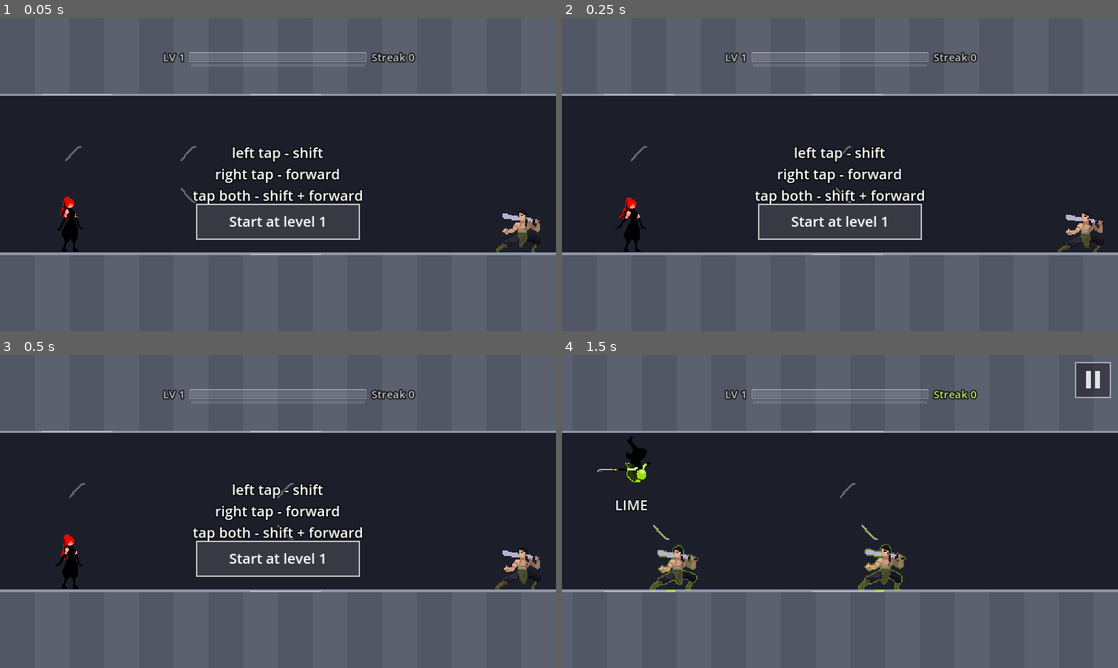
Above: before the commit, frames 1-4 (two rows, left to right).
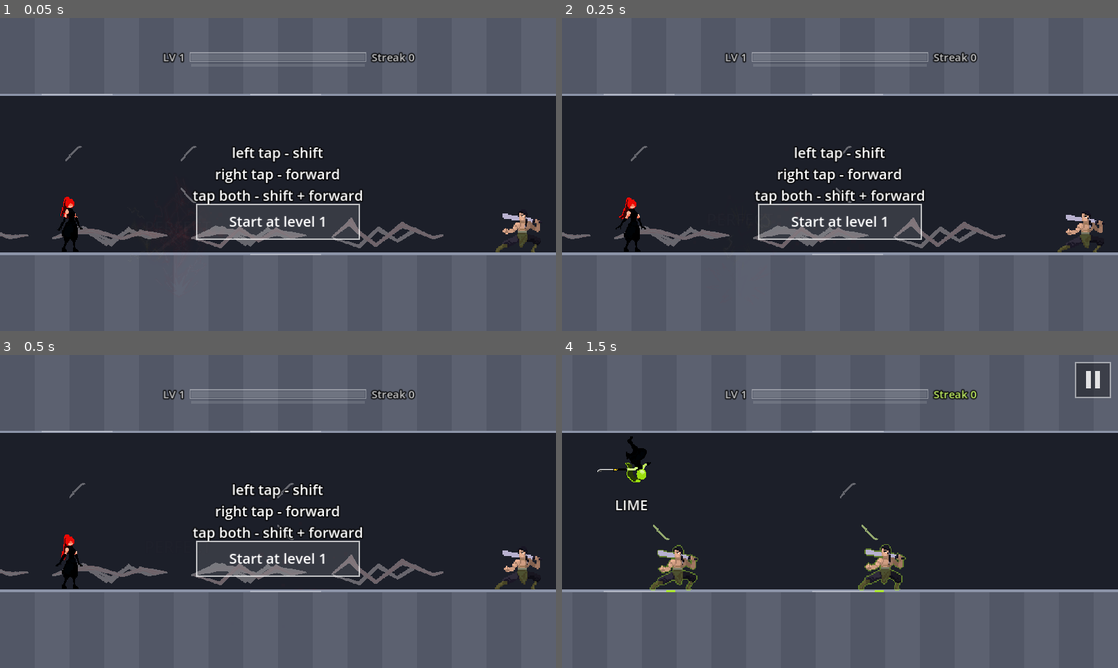
Above: after the commit, the same moments.

Repository: fredsbreads/game-off
Game: Godot game, scene res://scenes/main.tscn
The game is run twice, just before and just after one commit, with the same random seed, the same clock (stepped at 60 frames per second) and the same inputs. Sound files missing from this copy of the repository are replaced by a short silence.
Inputs (mouse positions are in pixels of both pictures, inside the frame that each line leads up to):
- Up to frame 1 (0.05 s): no input
- Up to frame 2 (0.25 s): no input
- Up to frame 3 (0.5 s): no input
- Up to frame 4 (1.5 s): tap Enter at 0.5 s; move the mouse to (962, 495) at 0.52 s; hold K (tp_forward) 0.53-1.28 s; hold J (tp_vertical) 0.53-1.28 s; click (962, 495) at 0.67 s; move the mouse to (728, 527) at 1.27 s; tap C at 1.35 s

The runs differ from the first frame. In frame 1, 1.5% of the frame differs, in the area x 0-80%, y 63-74%; in frame 2, 1.5%; in frame 3, 1.5%; in frame 4, nothing differs.

Commit message:
Draw every effect once on the start screen so the first kill doesn't hitch

Diff:
--- a/scripts/freeze_effect.gd
+++ b/scripts/freeze_effect.gd
@@ -21,7 +21,18 @@
 	add_child(_rect)
 
 
+## Shown at a strength nobody can see for a moment (see main.gd _prewarm),
+## so the browser compiles it before the first kill pause needs it.
+var _warm_until := 0
+
+
+func prewarm(seconds: float) -> void:
+	_warm_until = Time.get_ticks_msec() + int(seconds * 1000.0)
+
+
 func set_state(invert: float, grey: float) -> void:
+	if Time.get_ticks_msec() < _warm_until and invert <= 0.0 and grey <= 0.0:
+		grey = 0.002
 	_rect.visible = invert > 0.0 or grey > 0.0
 	_material.set_shader_parameter("invert", invert)
 	_material.set_shader_parameter("grey", grey)
--- a/scripts/main.gd
+++ b/scripts/main.gd
@@ -288,6 +288,7 @@
 	cam.snap(player.x)
 	best_score = _load_best()
 	hud.show_start(best_score)
+	_prewarm()
 	hud.show_level_choice(progression.level)
 	hud.set_enemies_off(Level.enemies_off)   # practice mode stays on across retries
 
@@ -1068,6 +1069,44 @@
 	level.ensure_generated(player.x)
 
 
+## The first time a shader (or a kind of draw with it) is used, the browser
+## compiles it, which made the first kill hitch. So on the start screen every
+## effect is drawn once, near-invisibly (2 % alpha), then thrown away.
+func _prewarm() -> void:
+	var holder := Node2D.new()
+	holder.modulate = Color(1, 1, 1, 0.02)
+	$EnemyLayer.add_child(holder)
+	var at := Vector2(player.x * Rules.TILE + 200.0, Rules.body_center_y(Rules.Row.FLOOR))
+	var warm := Fx.new()
+	warm.material = Palette.sprite_material()
+	holder.add_child(warm)
+	warm.kill_burst(at, 3)
+	warm.blood(at, 1.0, 8, 0.1)
+	warm.zap(at, 2)
+	warm.zap_line(at, at + Vector2(80, 0))
+	warm.strike(at - Vector2(100, 0), at)
+	warm.strike(at - Vector2(100, 0), at, true)
+	for kind in Fx.Bolt.values():
+		warm.bolt(kind, at)
+	warm.bolt(Fx.Bolt.SPARKS, at, 0.0, Vector2.ONE, 20.0, 0, true)
+	warm.text(at, "PERFECT", 30, Color.WHITE)
+	var plain := Fx.new()   # blood / text without her colour material
+	holder.add_child(plain)
+	plain.blood(at, 1.0, 8, 0.1)
+	plain.kill_burst(at, 1)
+	for shader in [Player.ARC_SHADER, Player.GHOST_SHADER, Player.MARKER_SHADER, Player.DISSOLVE_SHADER,
+			Enemy.OUTLINE_SHADER, FreezeEffect.SHADER, Palette.SHADER]:
+		var m := ShaderMaterial.new()
+		m.shader = shader
+		var spr := Sprite2D.new()
+		spr.texture = Fx.BOLT_SHEETS[0]
+		spr.material = m
+		spr.position = at
+		holder.add_child(spr)
+	freeze_effect.prewarm(0.5)
+	get_tree().create_timer(0.5).timeout.connect(holder.queue_free)
+
+
 ## Her knight debut waits while the power-up is charged or playing (so it
 ## never plays through her). If it's already laid but not on screen yet, it's
 ## taken back (and comes later); see Level.debut_wait.
